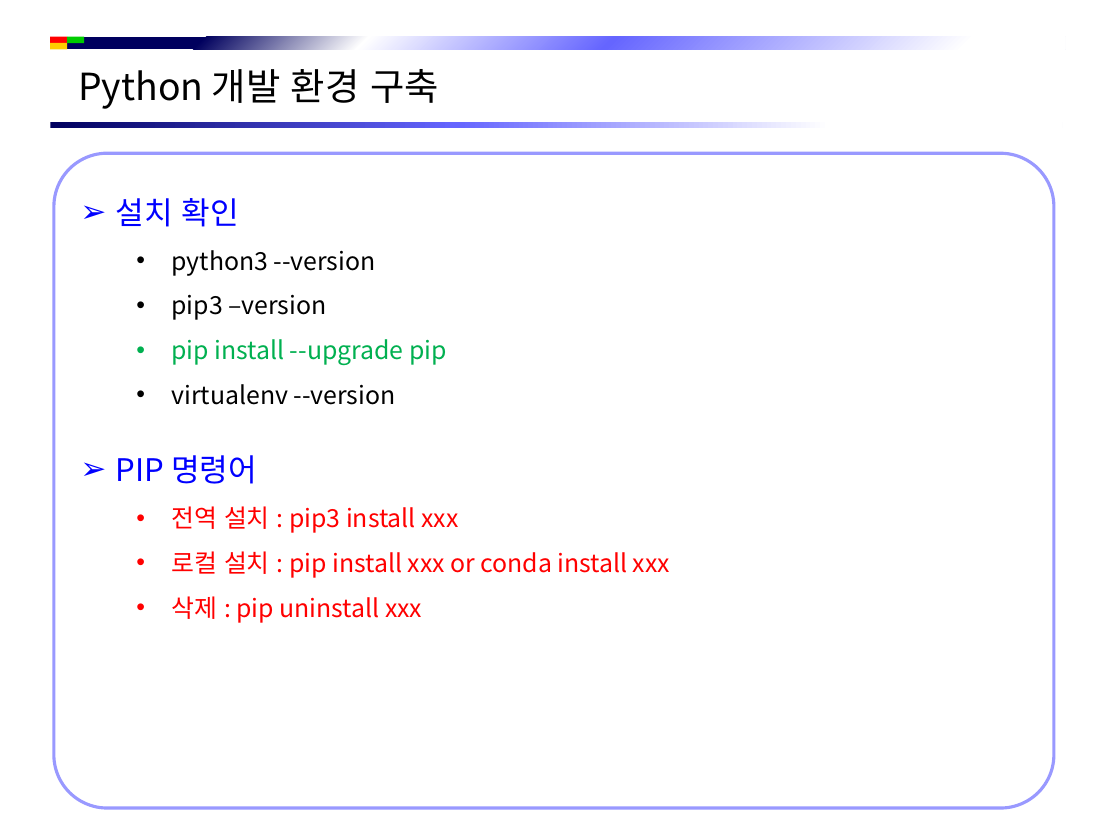
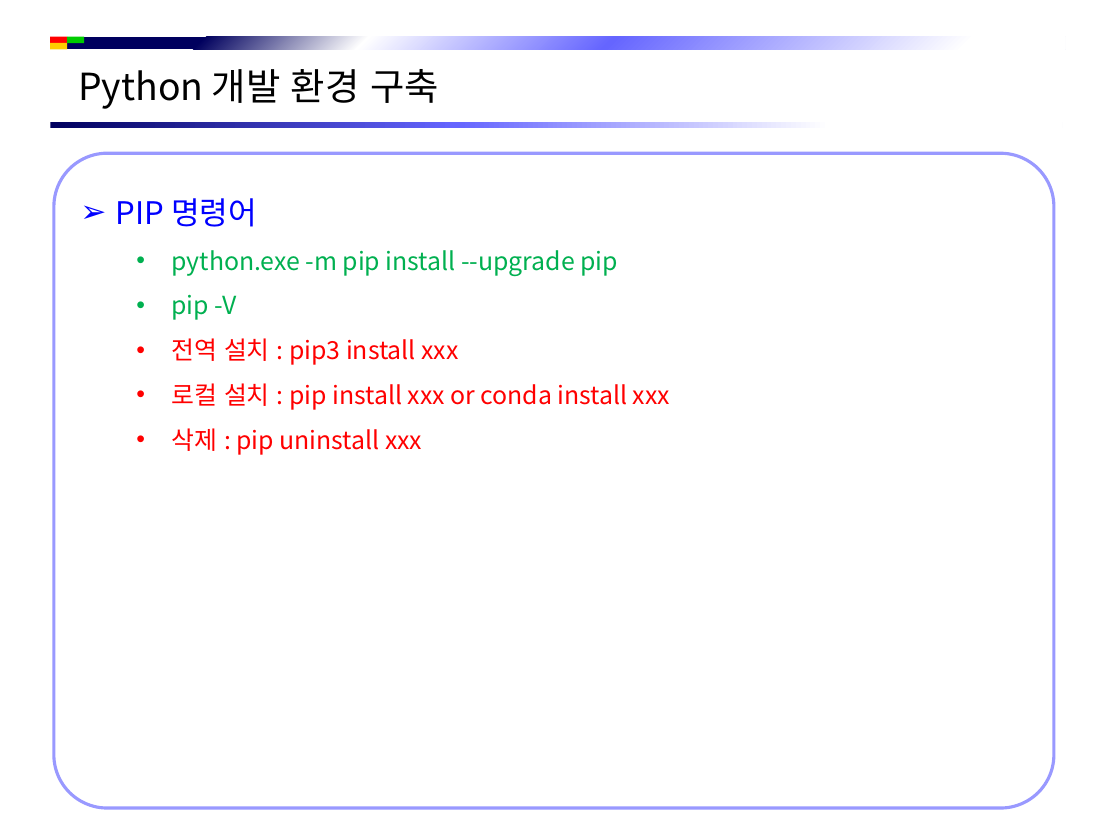
Before and after one commit to jsh-1235/Document, a slide deck: slide 3 of Python/Python 시작하기.pptx (slide 2 before the commit). Drawn at 1120x840 pixels with LibreOffice and Linux fonts; fonts in the diff are those of the drawing; background and template pictures are left out. Boxes give left, top, right and bottom in pixels: in the first picture for what was removed or moved away, otherwise in the second. Text is boxed around its words. In the diff, an @@ line names an element or a change of style, - is before the commit and + after.

```diff
--- a/Python/Python 시작하기.pptx
+++ b/Python/Python 시작하기.pptx
@@ text in rounded rectangle at [115, 198, 447, 405]: paragraphs removed @@
-➢ 설치 확인
-  • python3 --version
-  • pip3 –version
-  • pip install --upgrade pip
-  • virtualenv --version
@@ text in rounded rectangle at [171, 250, 618, 320]: paragraphs added @@
+  • python.exe -m pip install --upgrade pip
+  • pip -V
```
Also in this commit, not shown: 4 other slides changed, 2 slides added, 3 slides removed, 13 other files.
